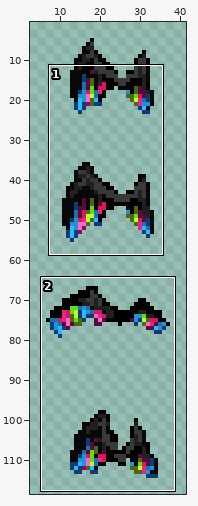
Two states of a sprite sheet, Items/Armor/Vanity/Dev/PlagueTexan/SceneYMK_Wings_Wings.png. The picture above shows the old version from afar; the outline marks the close-up.
Close-up. Before the edit:
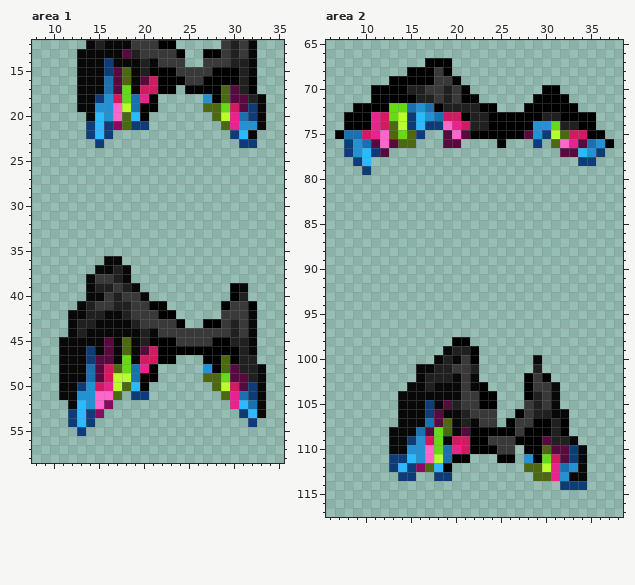
The file is 86x248 pixels, drawn in blocks of 2x2; one block is one cell here. Shown: area 1: x 8..35, y 12..58; area 2: x 6..38, y 65..117. The wide view leaves out empty margins.
New version:
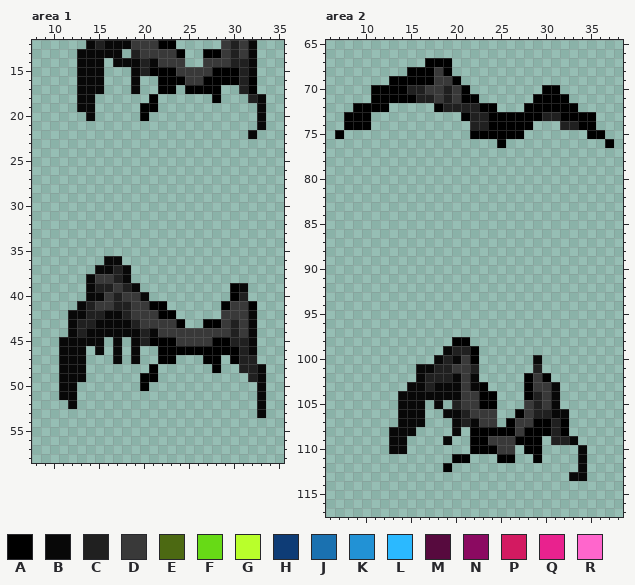
Palette (. is transparent): A #000000  B #080808  C #202020  D #393939  E #4c6912  F #67da16  G #b9ff2b  H #0e3c76  J #1a71b0  K #2292d5  L #2bb9ff  M #570a3e  N #8b0a61  P #d31a61  Q #e9228e  R #ff66cc
The edit:
{"where": "area 1"}
{"y":13,"x":18,"old":"M","new":"."}
{"y":14,"x":16,"old":"H","new":"."}
{"y":15,"x":16,"old":"HME","new":"..."}
{"y":16,"x":16,"old":"JME","new":"..."}
{"y":16,"x":20,"old":"MP","new":".."}
{"y":17,"x":16,"old":"JMF","new":"..."}
{"y":17,"x":20,"old":"PP","new":".."}
{"y":17,"x":29,"old":"EM","new":".."}
{"y":18,"x":15,"old":"HKPFJQ","new":"......"}
{"y":18,"x":27,"old":"K","new":"."}
{"y":18,"x":29,"old":"EMM","new":"..."}
{"y":19,"x":15,"old":"KKRGJ","new":"....."}
{"y":19,"x":27,"old":"EEFPMH","new":"......"}
{"y":20,"x":15,"old":"LKREL","new":"....."}
{"y":20,"x":28,"old":"EGQJH","new":"....."}
{"y":21,"x":14,"old":"HLHNEHH","new":"......."}
{"y":21,"x":29,"old":"EQKK","new":"...."}
{"y":22,"x":14,"old":"HLH","new":"..."}
{"y":22,"x":30,"old":"HL","new":".."}
{"y":23,"x":15,"old":"H","new":"."}
{"y":23,"x":31,"old":"HH","new":".."}
{"y":45,"x":16,"old":"M","new":"."}
{"y":45,"x":18,"old":"E","new":"."}
{"y":46,"x":14,"old":"H","new":"."}
{"y":46,"x":16,"old":"M","new":"."}
{"y":46,"x":18,"old":"E","new":"."}
{"y":46,"x":20,"old":"MP","new":".."}
{"y":47,"x":14,"old":"HMM","new":"..."}
{"y":47,"x":18,"old":"F","new":"."}
{"y":47,"x":20,"old":"PP","new":".."}
{"y":47,"x":29,"old":"E","new":"."}
{"y":48,"x":14,"old":"JMPEFJQ","new":"......."}
{"y":48,"x":27,"old":"K","new":"."}
{"y":48,"x":29,"old":"EM","new":".."}
{"y":49,"x":14,"old":"JMPGGJ","new":"......"}
{"y":49,"x":27,"old":"EEFMM","new":"....."}
{"y":50,"x":13,"old":"HKPQGEL","new":"......."}
{"y":50,"x":28,"old":"EGPMH","new":"....."}
{"y":51,"x":13,"old":"KKRRE","new":"....."}
{"y":51,"x":19,"old":"HH","new":".."}
{"y":51,"x":29,"old":"EQJH","new":"...."}
{"y":52,"x":13,"old":"LKRN","new":"...."}
{"y":52,"x":30,"old":"QLJ","new":"..."}
{"y":53,"x":12,"old":"HLHN","new":"...."}
{"y":53,"x":31,"old":"HL","new":".."}
{"y":54,"x":12,"old":"HLH","new":"..."}
{"y":54,"x":32,"old":"H","new":"."}
{"y":55,"x":13,"old":"H","new":"."}
{"where": "area 2"}
{"y":72,"x":13,"old":"FFJKJ","new":"....."}
{"y":73,"x":11,"old":"QPFGHLKJPP","new":".........."}
{"y":74,"x":11,"old":"QPEGHLHHRQP","new":"..........."}
{"y":74,"x":29,"old":"KKF","new":"..."}
{"y":75,"x":8,"old":"JJPQREFEH","new":"........."}
{"y":75,"x":19,"old":"MRM","new":"..."}
{"y":75,"x":28,"old":"MKHGEPP","new":"......."}
{"y":76,"x":8,"old":"HKJMRMEE","new":"........"}
{"y":76,"x":19,"old":"MM","new":".."}
{"y":76,"x":29,"old":"H","new":"."}
{"y":76,"x":31,"old":"ERQMJK","new":"......"}
{"y":77,"x":8,"old":"HKLHM","new":"....."}
{"y":77,"x":32,"old":"MMLKH","new":"....."}
{"y":78,"x":9,"old":"HL","new":".."}
{"y":78,"x":34,"old":"HH","new":".."}
{"y":79,"x":10,"old":"H","new":"."}
{"y":105,"x":17,"old":"H","new":"."}
{"y":105,"x":19,"old":"M","new":"."}
{"y":106,"x":17,"old":"HM","new":".."}
{"y":107,"x":17,"old":"JME","new":"..."}
{"y":108,"x":16,"old":"JMFE","new":"...."}
{"y":108,"x":21,"old":"M","new":"."}
{"y":109,"x":15,"old":"HKPF","new":"...."}
{"y":109,"x":20,"old":"PP","new":".."}
{"y":109,"x":30,"old":"M","new":"."}
{"y":110,"x":15,"old":"KKRFJQP","new":"......."}
{"y":110,"x":30,"old":"EMMH","new":"...."}
{"y":111,"x":13,"old":"HHLKRGJ","new":"......."}
{"y":111,"x":28,"old":"K","new":"."}
{"y":111,"x":30,"old":"FPMH","new":"...."}
{"y":112,"x":13,"old":"HLHNEL","new":"......"}
{"y":112,"x":28,"old":"EEGQJK","new":"......"}
{"y":113,"x":14,"old":"HH","new":".."}
{"y":113,"x":18,"old":"HH","new":".."}
{"y":113,"x":29,"old":"EEQK","new":"...."}
{"y":114,"x":32,"old":"HHH","new":"..."}
{"label":"erased","picture_box":[86,49,158,148]}
{"label":"erased","picture_box":[203,85,257,148]}
{"label":"erased","picture_box":[68,337,158,436]}
{"label":"erased","picture_box":[203,355,257,427]}
{"label":"erased","picture_box":[344,103,470,175]}
{"label":"erased","picture_box":[524,121,605,166]}
{"label":"erased","picture_box":[389,400,470,481]}
{"label":"erased","picture_box":[524,436,587,490]}
